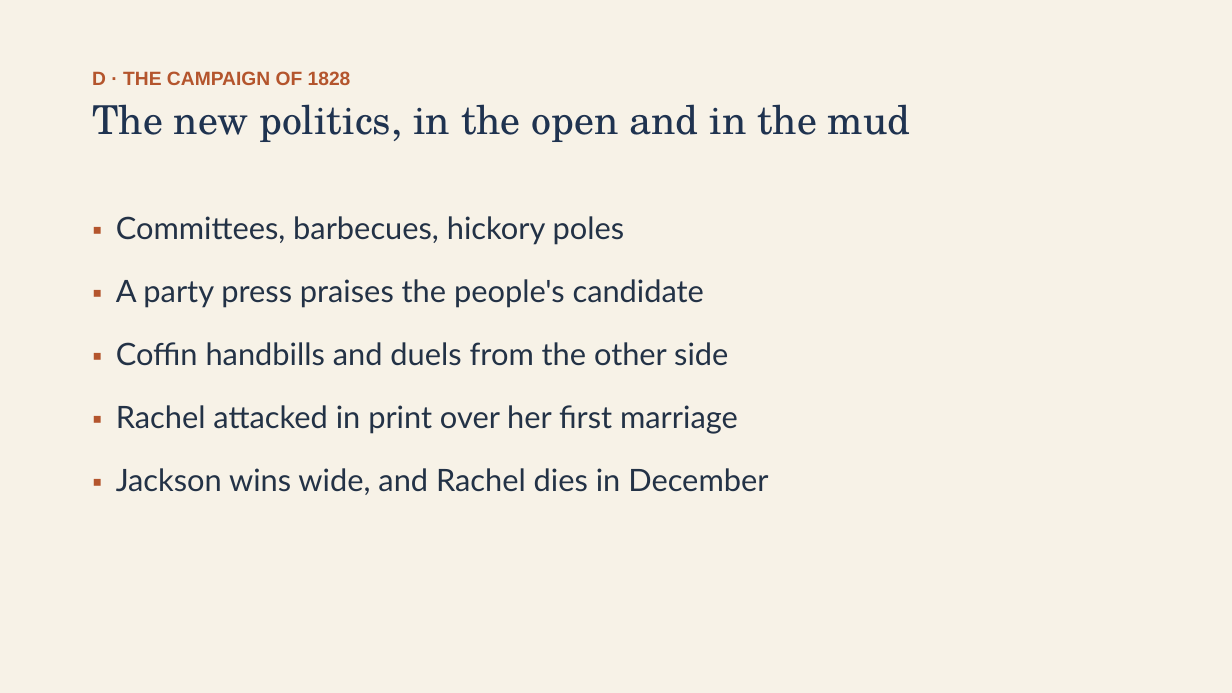
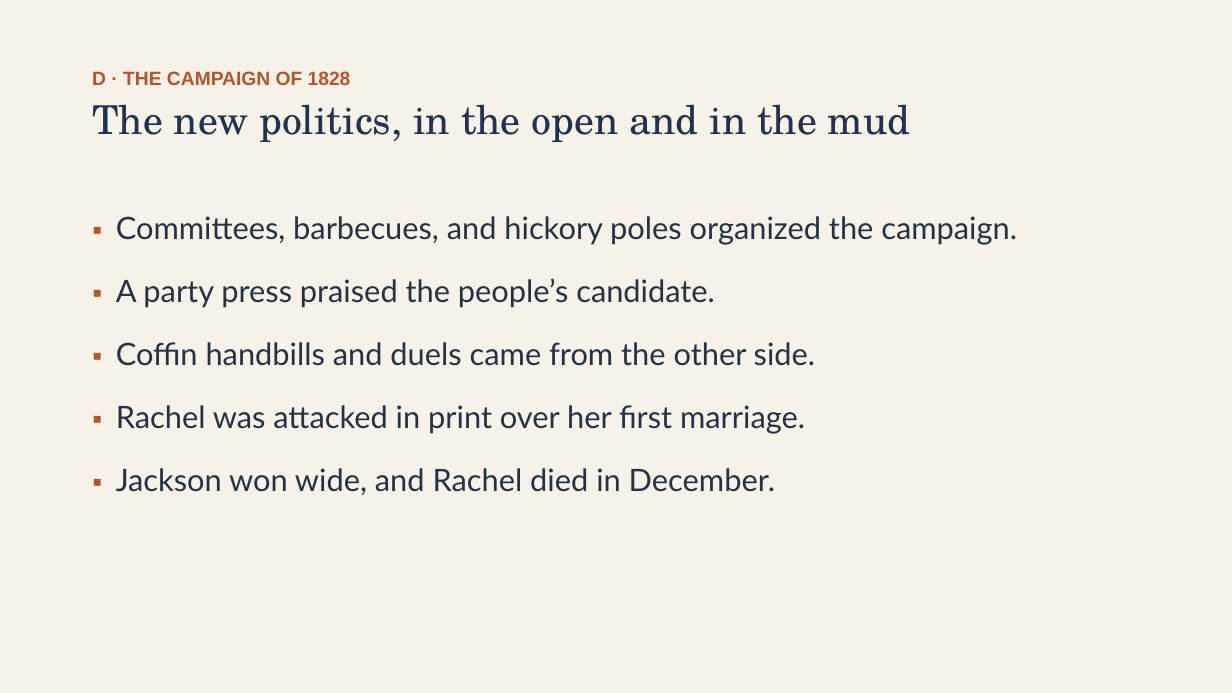
Before and after one commit to ab17gthb/humanities-curriculum-group, a slide deck: slide 15 of jackson-reform/lesson-01/lesson-01-slides.pptx. Drawn at 1232x693 pixels with LibreOffice and Linux fonts; fonts in the diff are those of the drawing. Boxes give left, top, right and bottom in pixels: in the first picture for what was removed or moved away, otherwise in the second. Text is boxed around its words. In the diff, an @@ line names an element or a change of style, - is before the commit and + after.

Commit message:
Rollout: JR L1 reworked and live (The Election of 1828 and Jacksonian Democracy)

```diff
--- a/jackson-reform/lesson-01/lesson-01-slides.pptx
+++ b/jackson-reform/lesson-01/lesson-01-slides.pptx
@@ text at (116,216,1017,495): text changed @@
-▪ Committees, barbecues, hickory poles
-▪ A party press praises the people's candidate
-▪ Coffin handbills and duels from the other side
-▪ Rachel attacked in print over her first marriage
-▪ Jackson wins wide, and Rachel dies in December
+▪ Committees, barbecues, and hickory poles organized the campaign.
+▪ A party press praised the people’s candidate.
+▪ Coffin handbills and duels came from the other side.
+▪ Rachel was attacked in print over her first marriage.
+▪ Jackson won wide, and Rachel died in December.
```
Also in this commit, not shown: 8 other slides changed, 6 other files.
